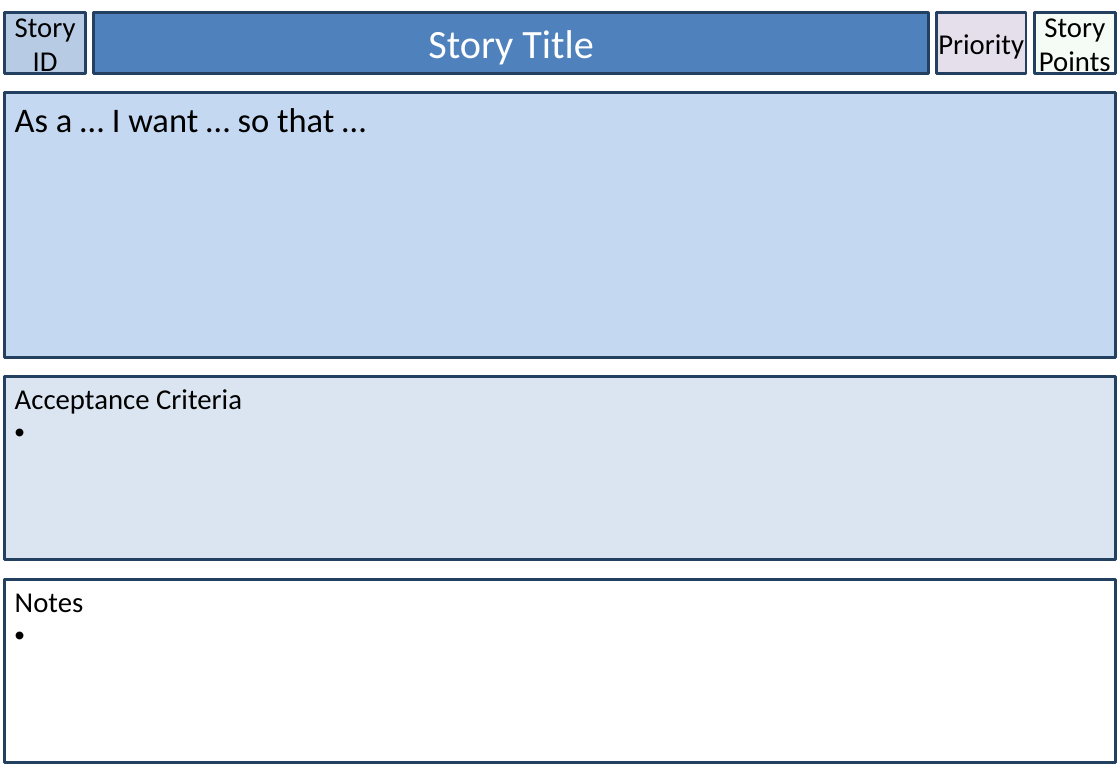
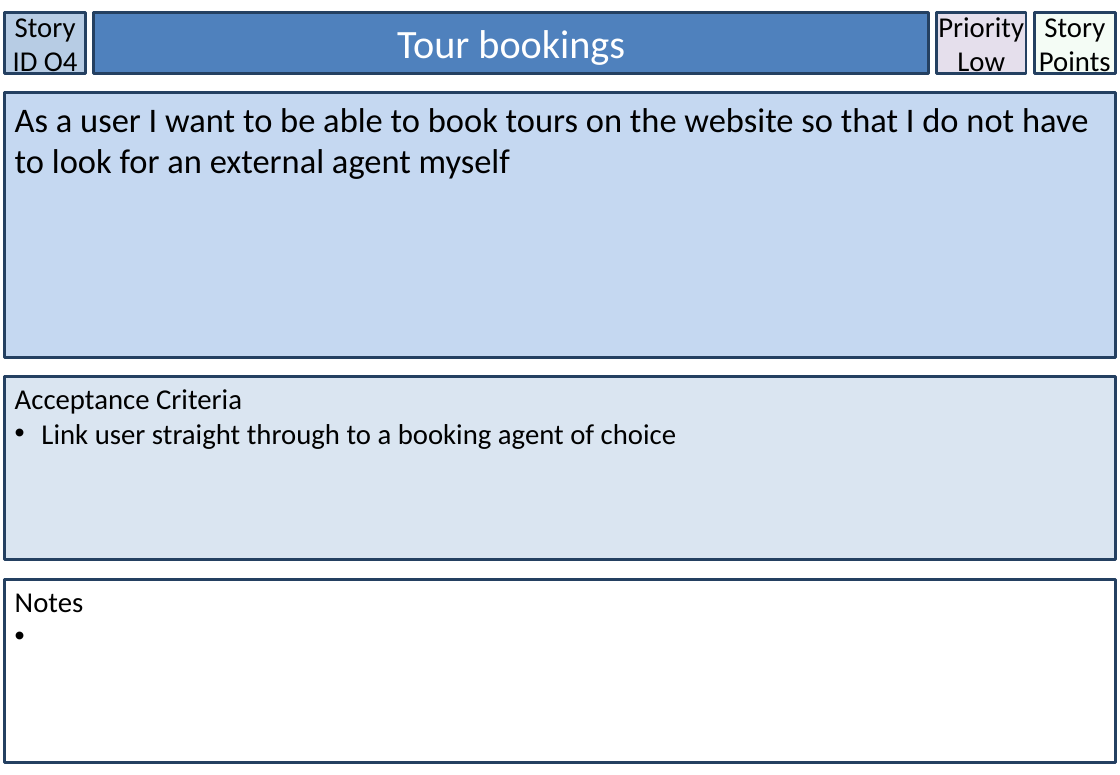
Before and after one commit to LaineBuraga/Discover-Brisbane, a slide deck: slide 16 of User Stories.pptx. Drawn at 1120x775 pixels with LibreOffice and Linux fonts; fonts in the diff are those of the drawing. Boxes give left, top, right and bottom in pixels: in the first picture for what was removed or moved away, otherwise in the second. Text is boxed around its words. In the diff, an @@ line names an element or a change of style, - is before the commit and + after.

Commit message:
[2nd meeting] Updated copy of user stories and backlog

```diff
--- a/User Stories.pptx
+++ b/User Stories.pptx
@@ text in rectangle at [13,13,78,78]: text changed @@
-Story ID
+Story ID O4
@@ text in rectangle at [938,13,1024,75]: text changed @@
-Priority
+Priority Low
@@ text in rectangle at [397,30,625,65]: text changed @@
-Story Title
+Tour bookings
@@ text in rectangle at [15,108,1088,179]: text changed @@
-As a … I want … so that …
+As a user I want to be able to book tours on the website so that I do not have to look for an external agent myself
@@ text in rectangle at [41,424,676,449]: paragraph added @@
+• Link user straight through to a booking agent of choice
```
Also in this commit, not shown: 15 other slides changed, 1 slide added, 1 other file.
